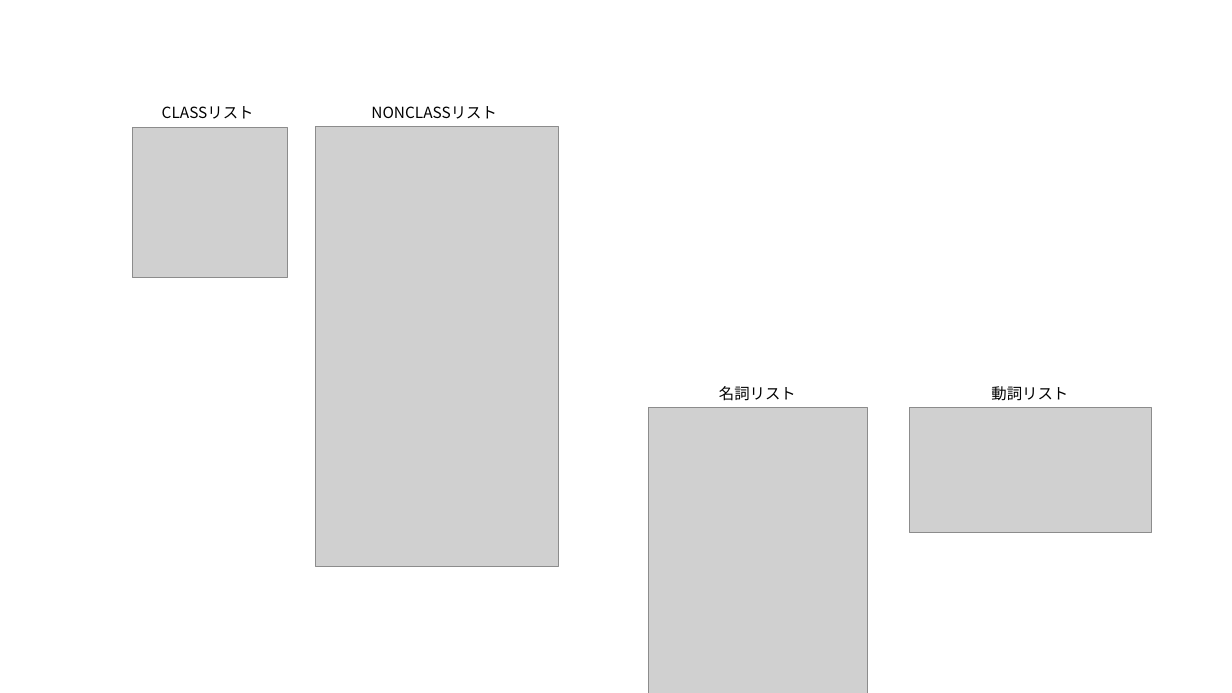
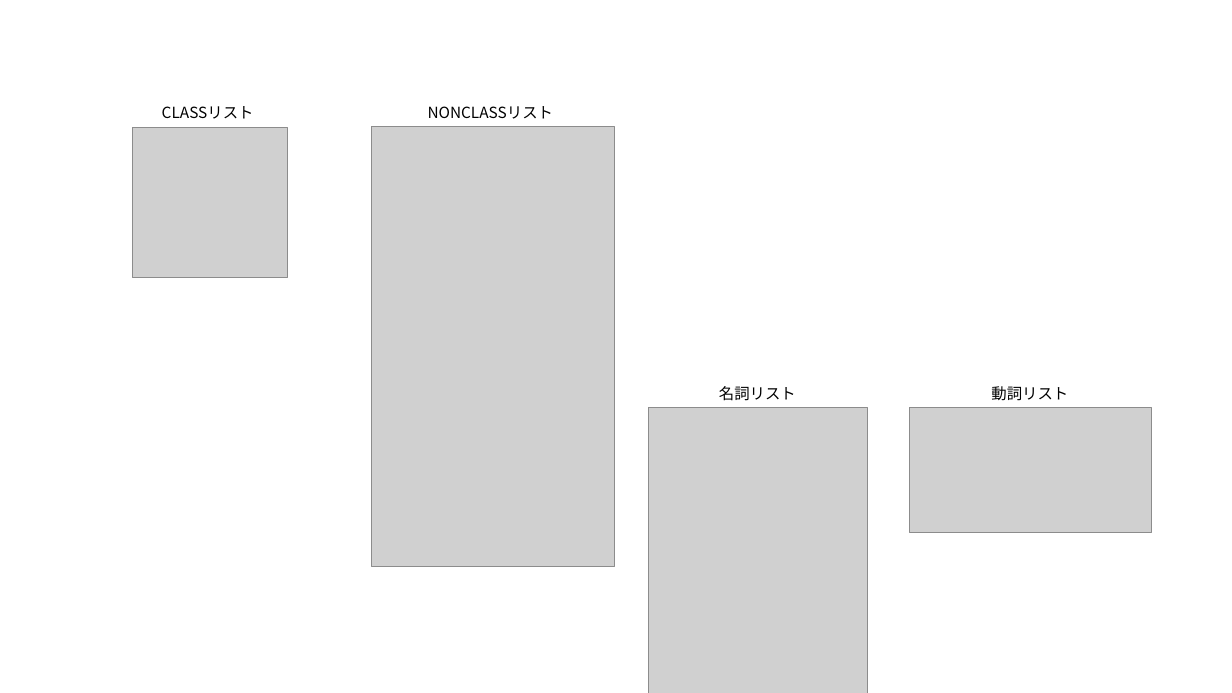
Before and after one commit to sugaken0528/masterPaper, a slide deck: slide 19 of image/sozai.pptx (slide 18 before the commit). Drawn at 1232x693 pixels with LibreOffice and Linux fonts; fonts in the diff are those of the drawing; grey boxes stand for pictures. Boxes give left, top, right and bottom in pixels: in the first picture for what was removed or moved away, otherwise in the second. Text is boxed around its words. In the diff, an @@ line names an element or a change of style, - is before the commit and + after.

```diff
--- a/image/sozai.pptx
+++ b/image/sozai.pptx
@@ text "NONCLASSリスト": place and size @@
-text "NONCLASSリスト" at (371,106,497,119)
+text "NONCLASSリスト" at (428,106,554,119)
@@ picture: place and size @@
-picture at (316,127,559,567)
+picture at (372,127,615,567)
```
Also in this commit, not shown: 1 other slide changed, 1 slide added, 5 other files.
